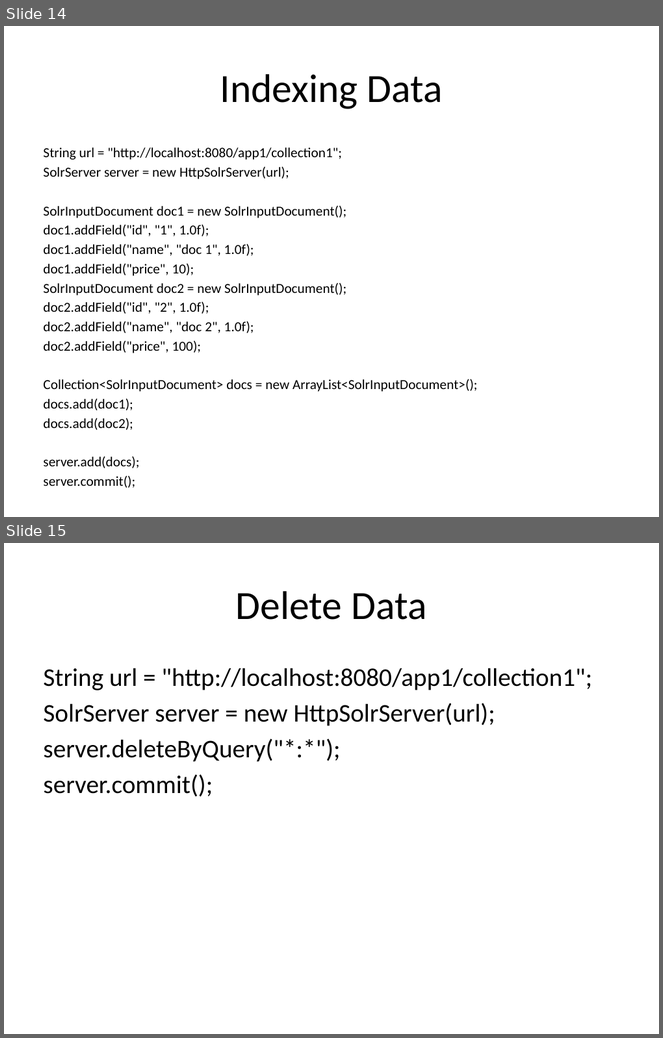
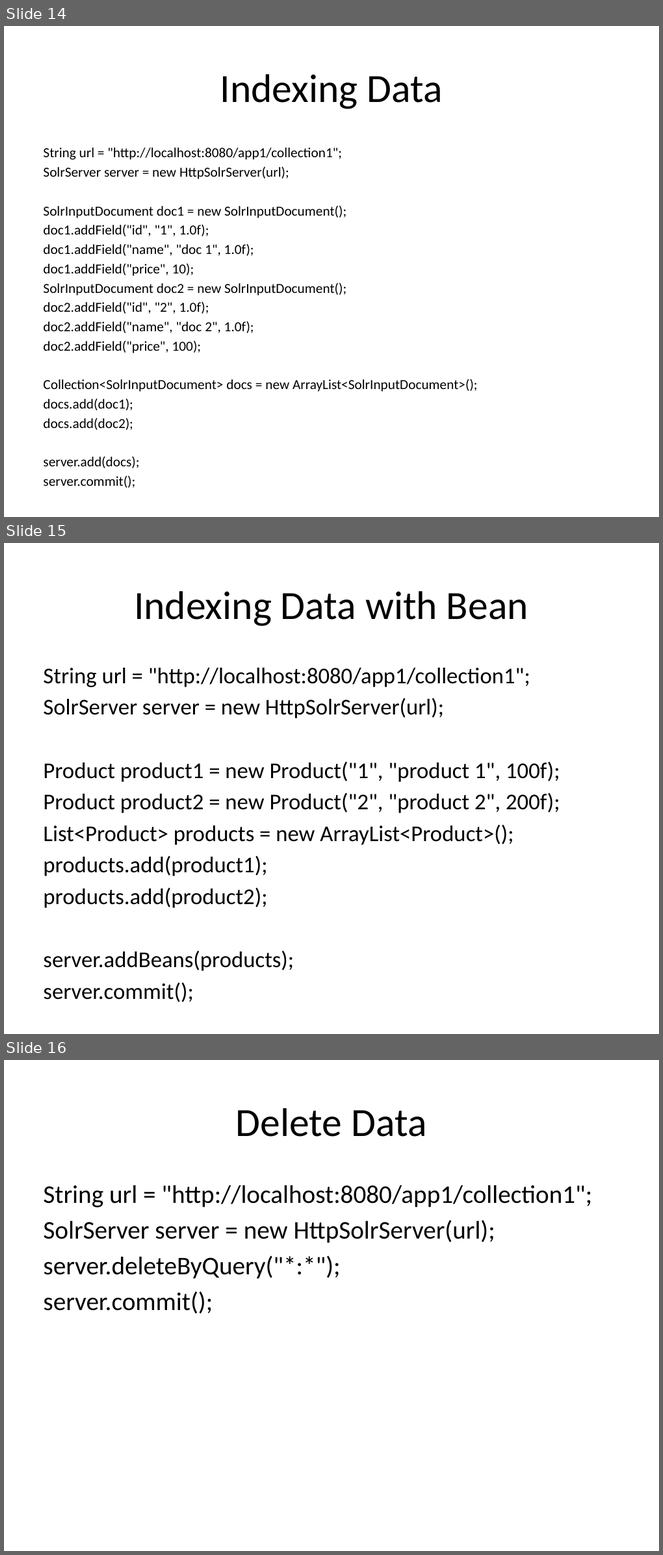
Before and after one commit to up1/solr_4_demo, a slide deck: slide/APACHE_SOLR_4.4_INTRODUCTION.pptx. Shown one above the other, each under a label of ours: slides 14 and 15 before the commit, slides 14, 15 and 16 after it. The pictures are 663x1038 and 663x1555 pixels, drawn with LibreOffice and Linux fonts; fonts in the diff are those of the drawing. Boxes give left, top, right and bottom in pixels: in the first picture for what was removed or moved away, otherwise in the second. Text is boxed around its words. In the diff, an @@ line names an element or a change of style, - is before the commit and + after.

Commit message:
Update slide with a add data with bean

```diff
--- a/slide/APACHE_SOLR_4.4_INTRODUCTION.pptx
+++ b/slide/APACHE_SOLR_4.4_INTRODUCTION.pptx
@@ slide 15 added at <box>4,543,659,1034</box>, background #FFFFFF @@
@@ title added at <box>134,591,529,626</box>, 44 pt, text #000000 @@
+Indexing Data with Bean
@@ text added at <box>43,668,560,971</box>, 24.8 pt, text #000000 @@
+String url = "http://localhost:8080/app1/collection1";
+SolrServer server = new HttpSolrServer(url);
+Product product1 = new Product("1", "product 1", 100f);
+Product product2 = new Product("2", "product 2", 200f);
+List<Product> products = new ArrayList<Product>();
+products.add(product1);
+products.add(product2);
+server.addBeans(products);
+server.commit();
@@ what was slide 15 is now slide 16 @@
```
